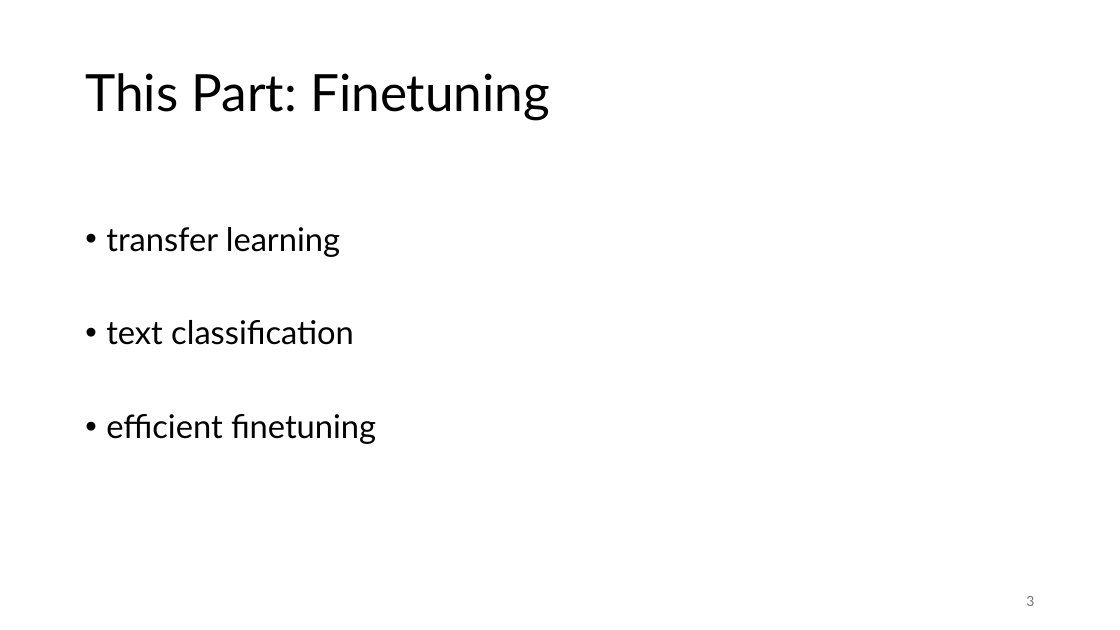
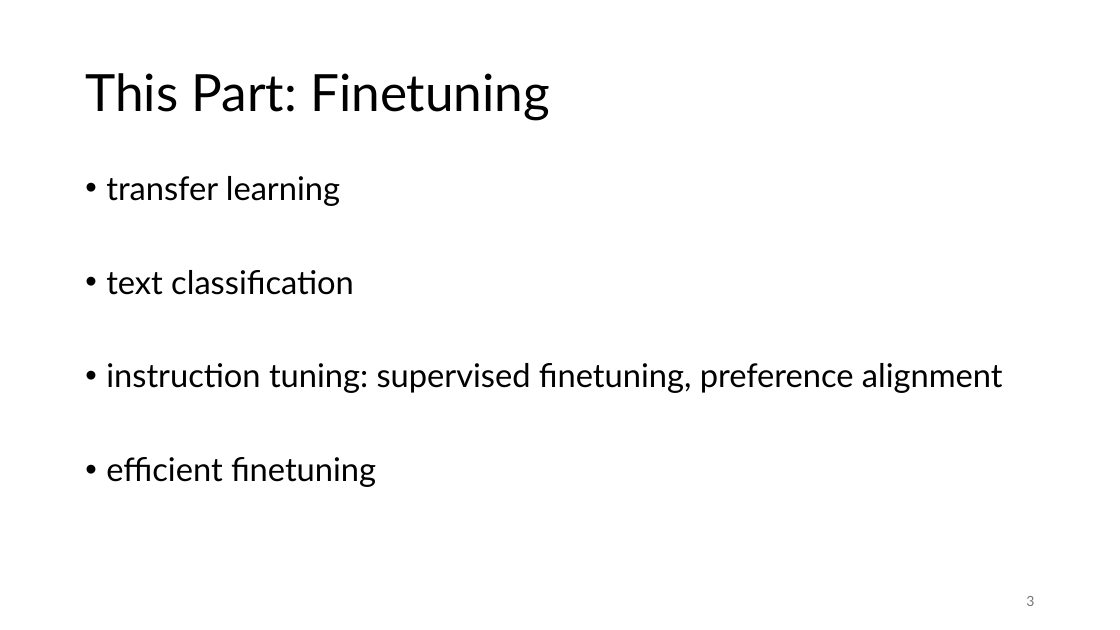
Before and after one commit to FelixWick/language_models, a slide deck: slide 3 of slides/5_finetuning.pptx. Drawn at 1120x630 pixels with LibreOffice and Linux fonts; fonts in the diff are those of the drawing. Boxes give left, top, right and bottom in pixels: in the first picture for what was removed or moved away, otherwise in the second. Text is boxed around its words. In the diff, an @@ line names an element or a change of style, - is before the commit and + after.

```diff
--- a/slides/5_finetuning.pptx
+++ b/slides/5_finetuning.pptx
@@ text at (106, 363, 1003, 393): paragraph added @@
+• instruction tuning: supervised finetuning, preference alignment
```
Also in this commit, not shown: 2 other slides changed, 16 slides added, 5 other files.
